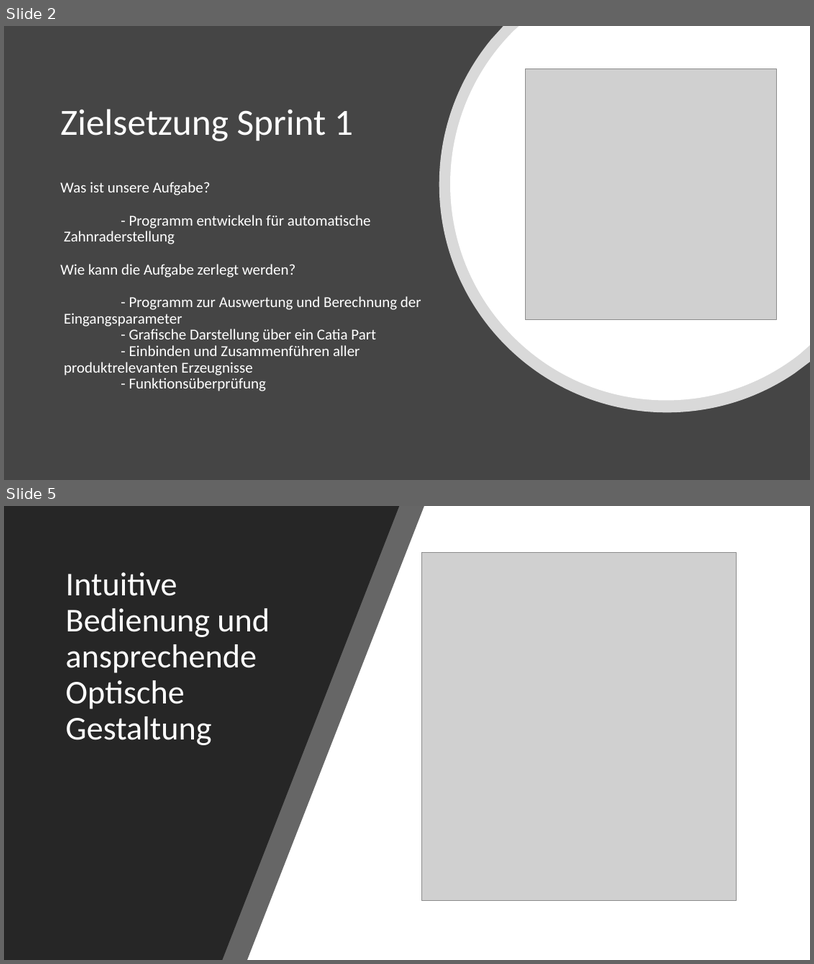
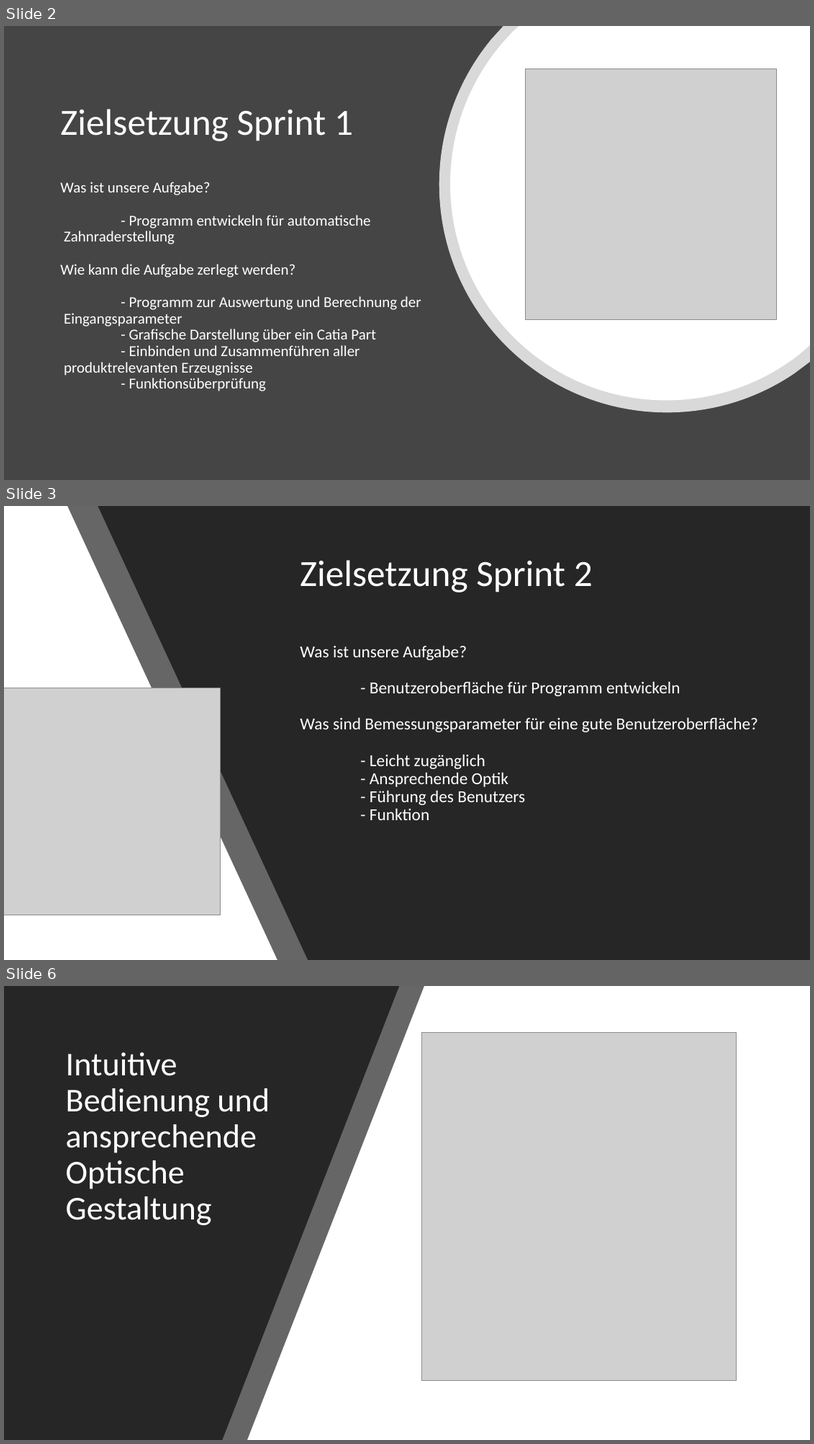
Before and after one commit to maxeuken/HSP-Sprint-1, a slide deck: Zahnraddimensionierungsprogramm.GruppeJ/PowerPoint Präsentation Sprint 2/Sprint 2.pptx. Shown one above the other, each under a label of ours: slides 2 and 5 before the commit, slides 2, 3 and 6 after it; the slides between them are not shown. The pictures are 814x964 and 814x1444 pixels, drawn with LibreOffice and Linux fonts; fonts in the diff are those of the drawing; grey boxes stand for pictures. Boxes give left, top, right and bottom in pixels: in the first picture for what was removed or moved away, otherwise in the second. Text is boxed around its words. In the diff, an @@ line names an element or a change of style, - is before the commit and + after.

```diff
--- a/Zahnraddimensionierungsprogramm.GruppeJ/PowerPoint Präsentation Sprint 2/Sprint 2.pptx
+++ b/Zahnraddimensionierungsprogramm.GruppeJ/PowerPoint Präsentation Sprint 2/Sprint 2.pptx
@@ slide 3 added at (4, 506, 810, 960), background #000000 @@
@@ rectangle added at (4, 506, 810, 960), fill #FFFFFF @@
@@ freeform shape added at (67, 506, 810, 960), fill #262626 at 70% opacity @@
@@ freeform shape added at (98, 506, 810, 960), fill #262626 @@
@@ title added at (300, 560, 593, 592), 44 pt, text #FFFFFF @@
+Zielsetzung Sprint 2
@@ text added at (300, 645, 759, 820), 20 pt, text #FFFFFF @@
+Was ist unsere Aufgabe?
+- Benutzeroberfläche für Programm entwickeln
+Was sind Bemessungsparameter für eine gute Benutzeroberfläche?
+- Leicht zugänglich
+- Ansprechende Optik
+- Führung des Benutzers
+- Funktion
@@ picture added at (4, 688, 221, 915) @@
@@ what was slide 5 is now slide 6 @@
```
Also in this commit, not shown: 4 slides changed, 2 other slides added, 5 slides removed, 4 other files.
